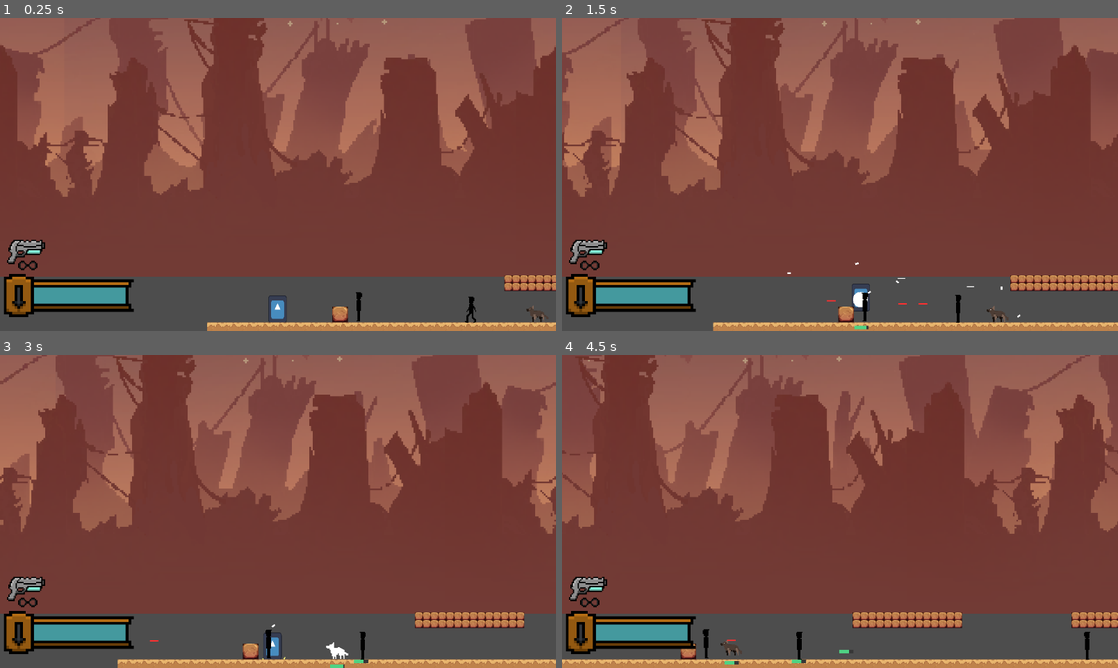
Above: before the commit, frames 1-4 (two rows, left to right).
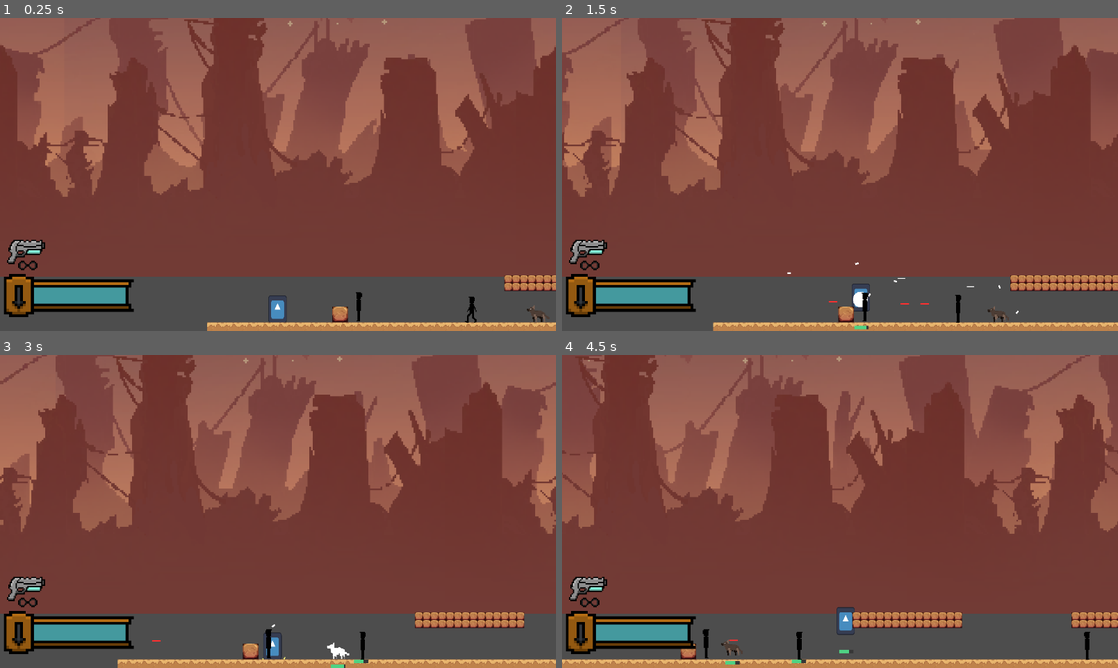
Above: after the commit, the same moments.

Repository: dzfrias/gladiator
Game: Godot game, scene res://scenes/level_playtest.tscn
Same seed, same stepped clock (60 frames per second), same inputs: the game is played once before the commit and once after it. This scene is started directly instead of the project's main scene. The engine's default icon, where the game draws it, is replaced by a stand-in: a white triangle on a blue panel in a dark square. Sound files missing from this copy of the repository are replaced by a short silence.
Inputs (mouse positions are in pixels of both pictures, inside the frame that each line leads up to):
- Up to frame 1 (0.25 s): no input
- Up to frame 2 (1.5 s): move the mouse to (962, 158) at 0.52 s; press the mouse at (962, 158) at 0.53 s; hold D (right) from 0.53 s (still down); tap Space (jump) at 0.77, 1.07 s; move the mouse to (728, 190) at 1.27 s; release the mouse at (728, 190) at 1.28 s; tap S (burrow) at 1.35 s
- Up to frame 3 (3 s): tap Space (jump) at 1.52, 1.82 s; click (166, 527) at 1.55 s; move the mouse to (333, 442) at 2.02 s; release D (right) at 2.03 s; hold A (left) 2.03-2.78 s; hold Shift (fallthrough) 2.03-2.78 s; click (333, 442) at 2.3 s; move the mouse to (250, 574) at 2.77 s; hold D (right) from 2.78 s (still down); click (250, 574) at 2.85 s
- Up to frame 4 (4.5 s): tap Space (jump) at 3.02, 3.32, 3.77, 4.07 s; move the mouse to (1006, 558) at 3.52 s; hold Right mouse button (fire_alt) 3.53-4.28 s; click (1006, 558) at 3.8 s; move the mouse to (673, 464) at 4.27 s; release D (right) at 4.28 s; hold A (left) from 4.28 s (still down); tap I (interact) at 4.35 s

The runs differ from the first frame. In frame 1, less than 0.1% of the frame differs, in the area x 64-98%, y 89-98%; in frame 2, less than 0.1%; in frame 3, less than 0.1%; in frame 4, 0.2%, in the area x 25-53%, y 80-99%.

Commit message:
Make idle shooter work again

Diff:
--- a/scenes/idle_shooter.tscn
+++ b/scenes/idle_shooter.tscn
@@ -17,7 +17,7 @@
 size = Vector2(25.92, 66.88)
 
 [sub_resource type="RectangleShape2D" id="RectangleShape2D_qe3f6"]
-size = Vector2(26, 49)
+size = Vector2(26, 30)
 
 [sub_resource type="CircleShape2D" id="CircleShape2D_oetyt"]
 radius = 360.0
@@ -75,7 +75,7 @@
 shape = SubResource("RectangleShape2D_d8kds")
 
 [node name="HideCollision" type="CollisionShape2D" parent="."]
-position = Vector2(-0.00800037, -23.5)
+position = Vector2(-0.00800037, -14)
 shape = SubResource("RectangleShape2D_qe3f6")
 
 [node name="DetectionZone" type="Area2D" parent="."]
--- a/scripts/enemies/idle_shooter.gd
+++ b/scripts/enemies/idle_shooter.gd
@@ -5,17 +5,12 @@
 @export var impact_particle_prefab: PackedScene
 @export var y_attack_cutoff = 50
 @export var notify_depth = 2
+@export var initially_is_right: bool = false
 
 @onready var weapon: Weapon = $Weapon
-@onready var detection_zone = $DetectionZone
-@onready var box_detection = $BoxDetection
 var _state: State = State.HIDING
 @onready var _tracking: Node2D = Player.Instance
-var preparing_to_fire = false
-var is_idle = false
-
-var box_position: Vector2
-var has_box: bool = false
+var _is_shooting: bool = false
 
 signal on_state_changed(state)
 
@@ -28,10 +23,7 @@
 func _ready() -> void:
 	$Health.died.connect(_on_health_died)
 	$Health.damage_taken.connect(_on_health_damage_taken)
-	await get_tree().create_timer(0.1).timeout
-	if box_detection.is_colliding():
-		has_box = true
-		box_position = box_detection.get_collision_point()
+	$Direction.is_right = initially_is_right
 
 func _physics_process(delta: float) -> void:
 	if not is_on_floor():
@@ -39,15 +31,11 @@
 
 	match _state:
 		State.HIDING:
-			if !has_box:
-				_state = State.STANDING
-				on_state_changed.emit(_state)
-
 			var xdist := _tracking.position.x - position.x
 			$StandCollision.disabled = true
 			$HideCollision.disabled = false
 			$Direction.scalar = signf(xdist)
-			if detection_zone.has_overlapping_bodies() and (weapon.ammo > 0 or !_is_box_inbetween()):
+			if ($DetectionZone.has_overlapping_bodies() and weapon.ammo > 0) or _tracking_is_behind():
 				_state = State.STANDING
 				on_state_changed.emit(_state)
 		State.STANDING:
@@ -57,15 +45,8 @@
 			$StandCollision.disabled = false
 
 			var y_distance = abs(global_position.y - Player.Instance.global_position.y)
-			if $DetectionZone.has_overlapping_bodies() and y_distance <= y_attack_cutoff:
-				if weapon.ammo > 0:
-					if !preparing_to_fire:
-						_shoot()
-				elif !is_idle:
-					if !weapon.is_reloading:
-						weapon.reload()
-					elif has_box and _is_box_inbetween():
-						_hide()
+			if $DetectionZone.has_overlapping_bodies() and y_distance <= y_attack_cutoff and not _is_shooting and weapon.ammo > 0:
+				_shoot()
 
 	move_and_slide()
 
@@ -77,30 +58,34 @@
 			body.notify(depth - 1)
 
 func _shoot() -> void:
+	assert(not _is_shooting)
+
 	notify(notify_depth)
-	preparing_to_fire = true
+	_is_shooting = true
 	await get_tree().create_timer(prepare_attack_time).timeout
 	_state = State.SHOOTING
 	on_state_changed.emit(_state)
-	preparing_to_fire = false
 	while weapon.ammo > 0:
 		await weapon.fire($Direction)
 	_state = State.STANDING
 	on_state_changed.emit(_state)
-	is_idle = true
 	await get_tree().create_timer(idle_time).timeout
-	is_idle = false
-	if box_position and _is_box_inbetween():
+	_is_shooting = false
+
+	assert(_state == State.STANDING)
+	if not _tracking_is_behind():
 		_hide()
-
-func _is_box_inbetween():
-	return sign(global_position.x - box_position.x) == sign(global_position.x - Player.Instance.global_position.x)
+	else:
+		weapon.reload()
 
 func _hide():
+	assert(not _tracking_is_behind())
 	_state = State.HIDING
 	on_state_changed.emit(_state)
-	if !weapon.is_reloading and weapon.ammo <= 0:
-		await weapon.reload()
+	weapon.reload()
+
+func _tracking_is_behind() -> bool:
+	return $Direction.is_right != initially_is_right
 
 func _on_health_damage_taken(_amount: float, _direction: Vector2) -> void:
 	var impact_particles = impact_particle_prefab.instantiate()
@@ -109,8 +94,5 @@
 	impact_particles.direction = _direction
 	impact_particles.emitting = true
 
-	print("Shooter damage taken")
-
 func _on_health_died() -> void:
-	print("Shooter died")
 	queue_free()
--- a/scripts/player/weapon.gd
+++ b/scripts/player/weapon.gd
@@ -105,6 +105,8 @@
 		can_fire = true
 
 func reload():
+	if is_reloading:
+		return
 	is_reloading = true
 	can_fire = false
 	await get_tree().create_timer(weapon_stats.reload_time).timeout
